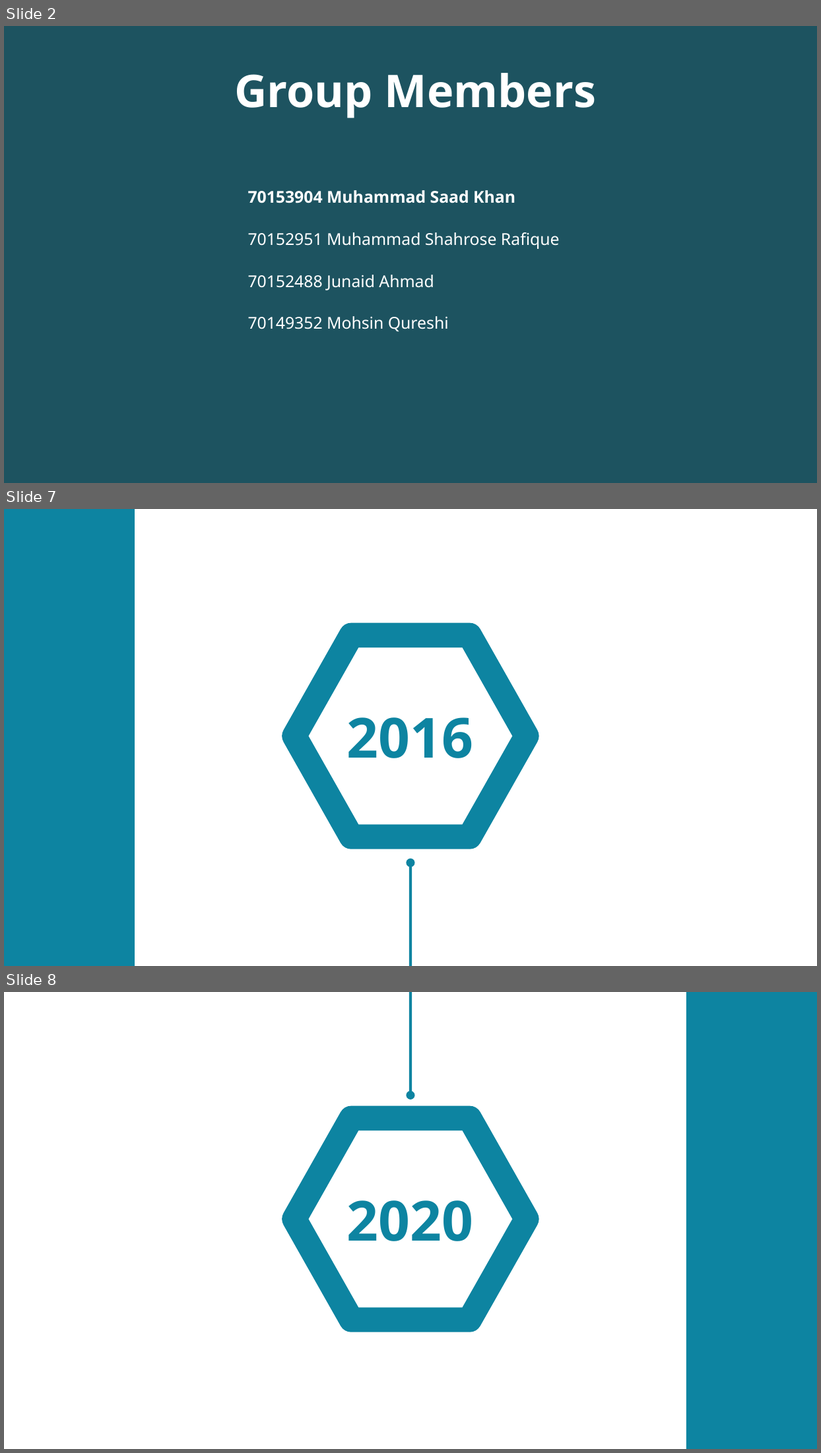
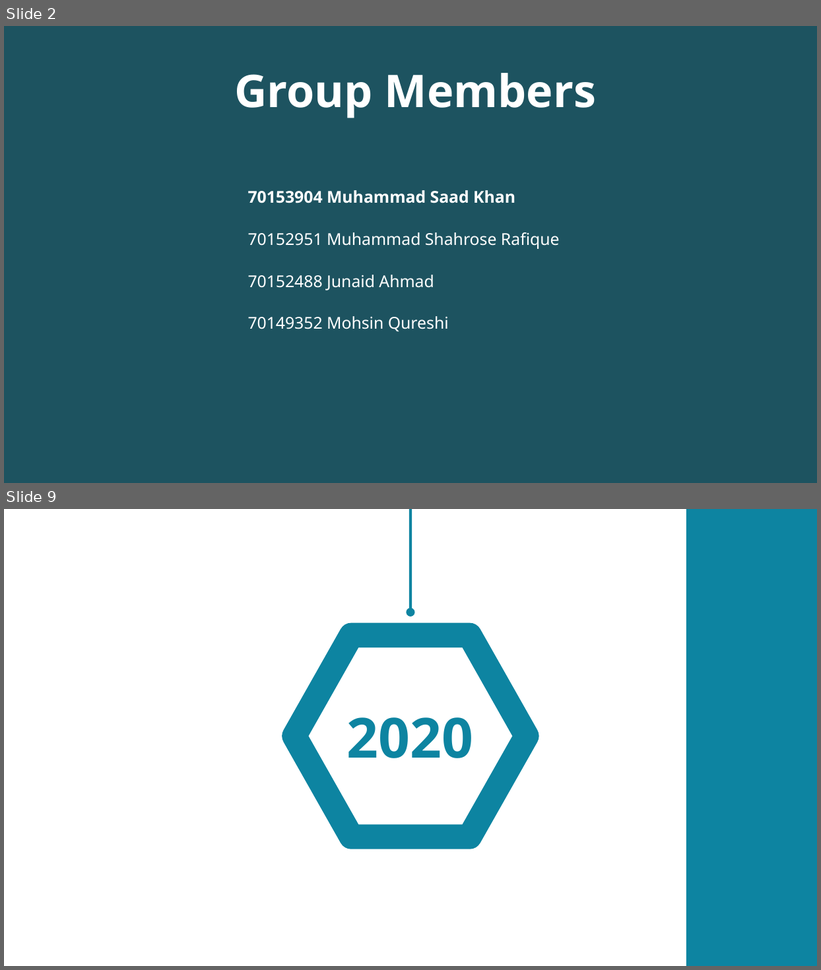
Before and after one commit to AlphaBeast97/DBMS-Flutter-Porject, a slide deck: proposal.odp. Shown one above the other, each under a label of ours: slides 2, 7 and 8 before the commit, slides 2 and 9 after it; the slides between them are not shown. The pictures are 821x1453 and 821x970 pixels, drawn with LibreOffice and Linux fonts; fonts in the diff are those of the drawing; background and template pictures are left out; a plain dark background stands for a picture behind light text. Boxes give left, top, right and bottom in pixels: in the first picture for what was removed or moved away, otherwise in the second. Text is boxed around its words. In the diff, an @@ line names an element or a change of style, - is before the commit and + after.

```diff
--- a/proposal.odp
+++ b/proposal.odp
@@ slide 7 removed at box(4, 509, 817, 966), background #FFFFFF @@
@@ rectangle removed at box(4, 509, 135, 966) @@
@@ hexagon removed at box(294, 635, 527, 837) @@
-2016
@@ arrow removed from (411, 966) to (411, 863) @@
@@ what was slide 8 is now slide 9 @@
```
Also in this commit, not shown: 6 slides added, 4 other slides removed, 4 other files.
